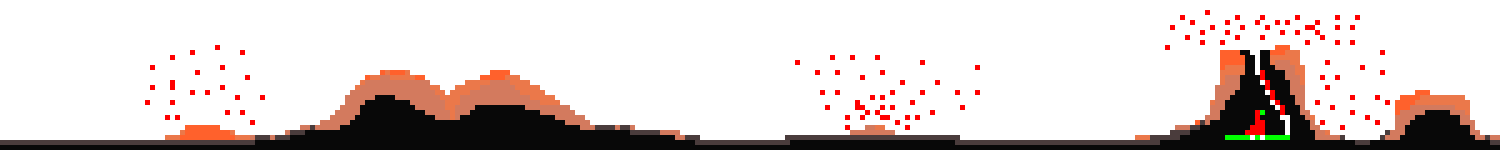
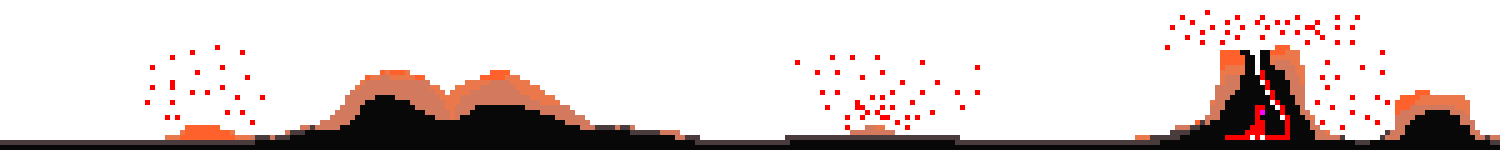
Comparing the layer stacks of the two 1500 x 150 images. Changes:
painted on "objects" over [1225, 105, 1290, 140]
painted on "nondestructible terrain" over [1255, 105, 1265, 110]
